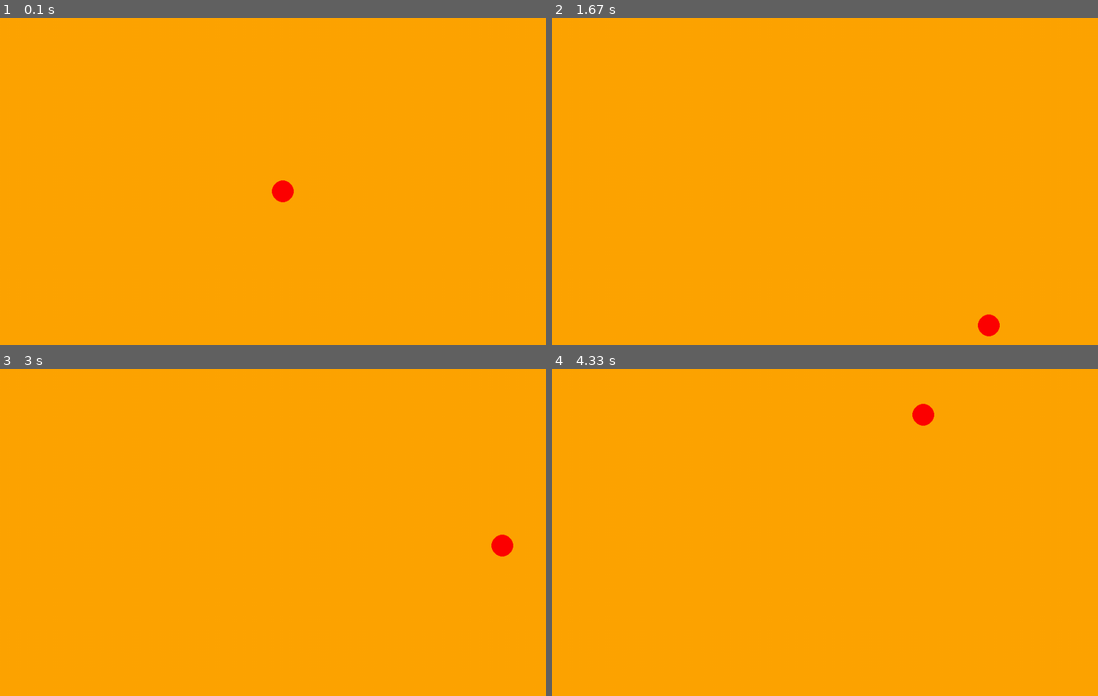
Above: before the commit, frames 1-4 (two rows, left to right).
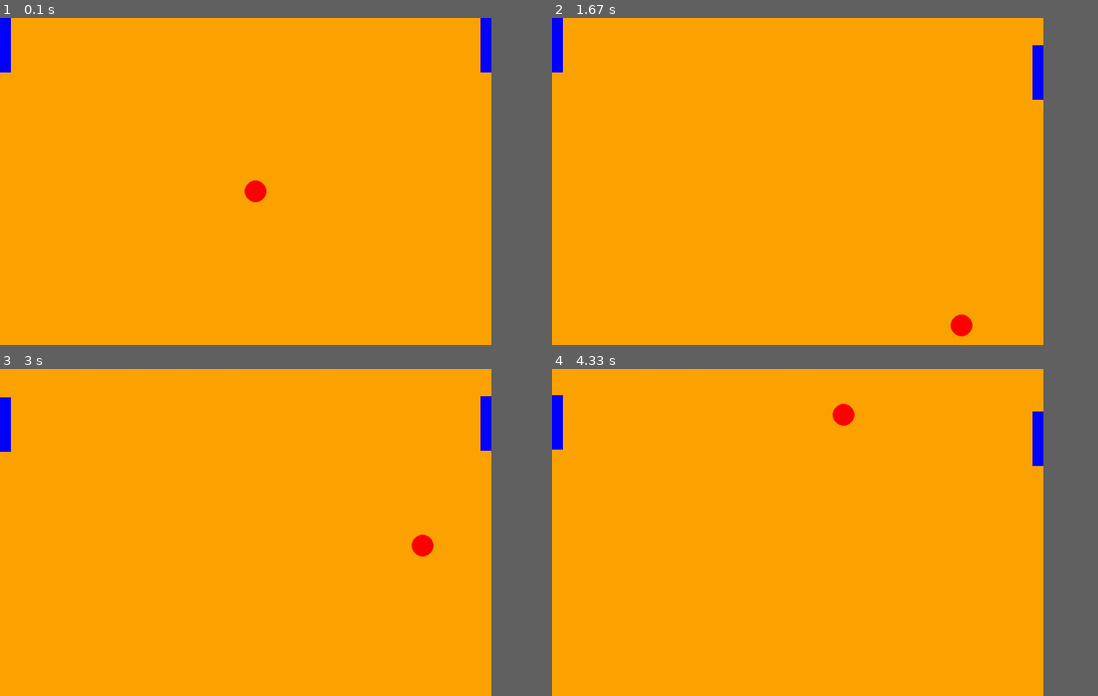
Above: after the commit, the same moments.

Repository: 20kdigby/Pong
Game: pygame game, started from pyGame_Keegan.py
Same seed, same stepped clock (60 frames per second), same inputs: the game is played once before the commit and once after it.
Inputs:
- Up to frame 1 (0.1 s): no input
- Up to frame 2 (1.67 s): hold Down 0.33-0.8 s; hold W 0.33-0.8 s; tap Up at 0.83 s
- Up to frame 3 (3 s): hold S 1.67-2.13 s; hold W 2.17-2.53 s; hold S 2.57-2.93 s; hold W from 2.97 s (still down)
- Up to frame 4 (4.33 s): release W at 3.27 s; hold S 3.3-3.6 s; hold Down 3.3-3.6 s; hold W 3.63-4 s; hold Up 3.63-4 s; hold S from 4.03 s (still down); hold Down from 4.03 s (still down)
In our replay, the window is 900x540 before the commit and 810x540 after it. These sizes can differ from the game's own. Grey fills any space a smaller window leaves; there, only what the larger window draws over its background counts as a difference.

The runs differ from the first frame. In frame 1, 1.1% of the frame differs, in the area x 0-90%, y 0-57%; in frame 2, 1.1%; in frame 3, 1.1%; in frame 4, 1.1%, in the area x 0-90%, y 7-30%.

Commit message:
Add files via upload

Diff:
--- a/pyGame_Keegan.py
+++ b/pyGame_Keegan.py
@@ -31,19 +31,19 @@
         bSpeed = 0
     if padB.top <= 0 and bSpeed <0:
         bSpeed = 0
-    padA = padB.move(0, bSpeed)
+    padB = padB.move(0, bSpeed)
     pygame.draw.rect(window, blue, padB)
 
 
-def collide(rect1, rect2):
-    if rect1.colliderect(rect2):
+def collide(ballRect, rect1, rect2):
+    if ballRect.colliderect(rect2):
         print("Collide")
-    if rect2.colliderect(rect2):
+    if ballRect.colliderect(rect1):
         print("Collide")
 
 speedx = 3
 speedy = 3
-screen_size = (1000, 600)
+screen_size = (900, 600)
 black = (0, 0, 0)
 thickness = 0
 red = (255, 0, 0)
@@ -51,10 +51,10 @@
 blue = (0, 0, 255)
 white = (255, 255, 255)
 timer = pygame.time.Clock()
-location = [500, 300]
+location = [450, 300]
 radius = 20
 padA = pygame.Rect((0, 0), (20, 100))
-padB = pygame.Rect((1000, 0), (20, 100))
+padB = pygame.Rect((880, 0), (20, 100))
 ballRect= pygame.Rect((location[0]-radius, location[1]-radius), (radius *2, radius*2))
 window = pygame.display.set_mode(screen_size)
 fps = 60
@@ -64,31 +64,34 @@
 while True:
 
     for event in pygame.event.get():
+
+        if event.type == pygame.KEYDOWN:
+            if event.key == pygame.K_w:
+                aSpeed = -2
+        if event.type == pygame.KEYDOWN:
+            if event.key == pygame.K_s:
+                aSpeed = 2
+        if event.type == pygame.KEYUP:
+            if event.key == pygame.K_w or event.key == pygame.K_s:
+                aSpeed= 0
+
         if event.type == pygame.QUIT:
             sys.exit()
+
         if event.type == pygame.KEYDOWN:
             if event.key == pygame.K_UP:
-                aSpeed = -2
+                bSpeed = -2
         if event.type == pygame.KEYDOWN:
             if event.key == pygame.K_DOWN:
-                aSpeed = 2
+                bSpeed = 2
         if event.type == pygame.KEYUP:
             if event.key == pygame.K_UP or event.key == pygame.K_DOWN:
-                aSpeed= 0
+                bSpeed= 0
 
-        if event.type == pygame.KEYDOWN:
-            if event.key == pygame.K_8:
-                bSpeed = -2
-        if event.type == pygame.KEYDOWN:
-            if event.key == pygame.K_2:
-                bSpeed = 2
-        if event.type == pygame.KEYUP:
-            if event.key == pygame.K_8 or event.key == pygame.K_2:
-                bSpeed= 0
 
 
     movePaddle()
     moveBall()
     window.fill(orange)
     timer.tick(fps)
-    collide(ballRect, padA)
+    collide(ballRect, padA, padB)
